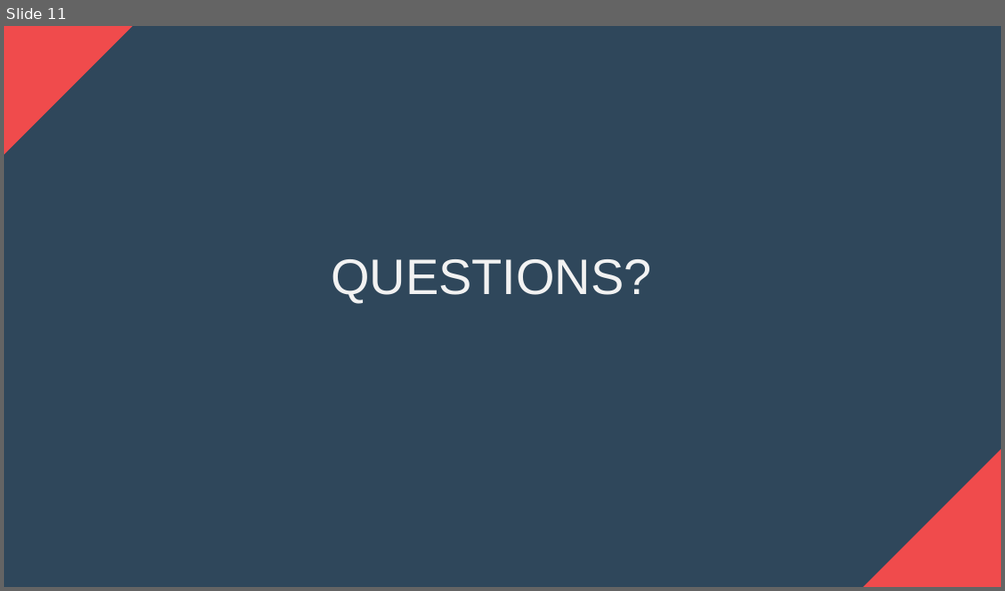
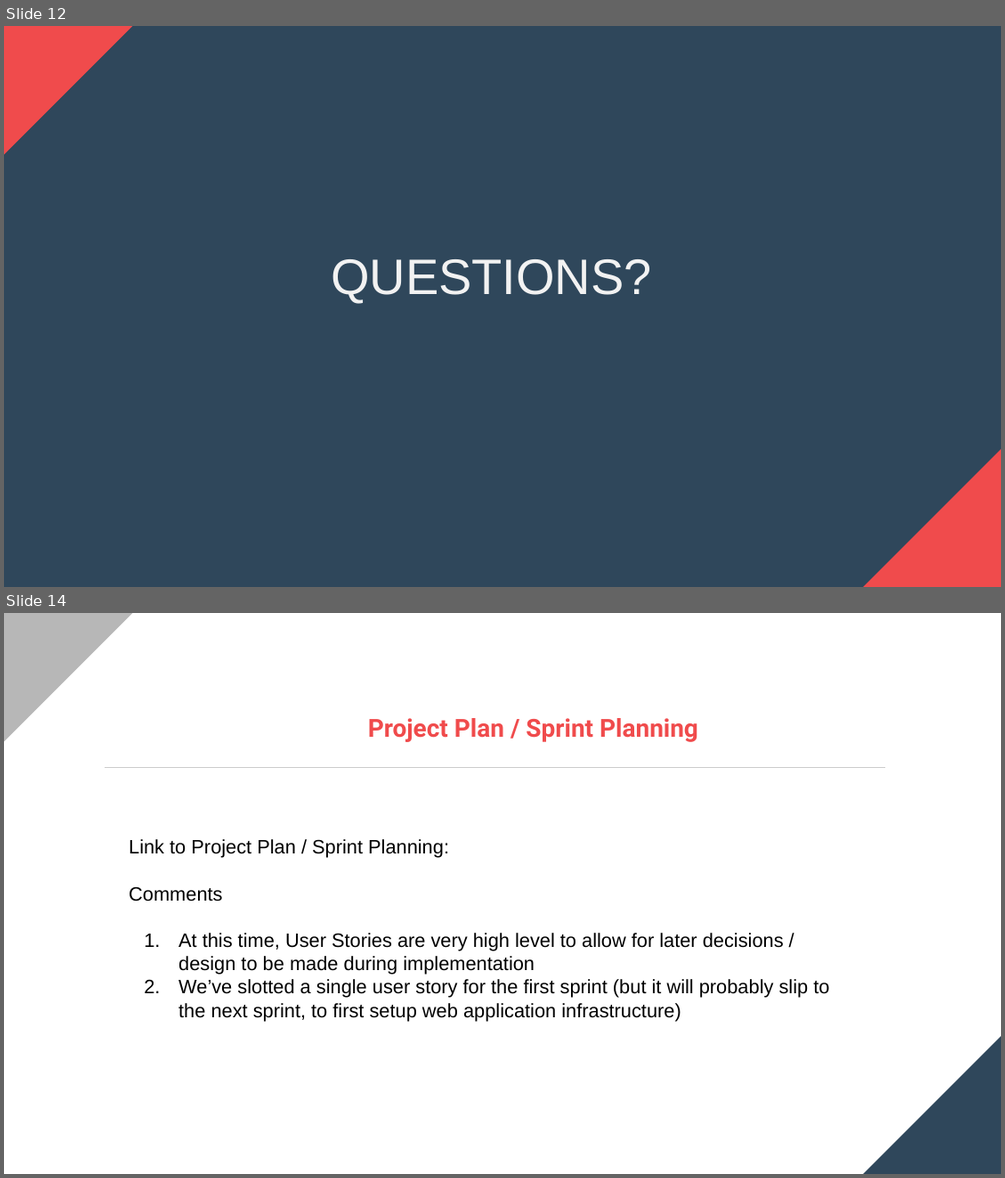
Before and after one commit to Tanvi-412/Prep_Your_Meal, a slide deck: documentation/ArchitectureDesign.pptx. Shown one above the other, each under a label of ours: slide 11 before the commit, slides 12 and 14 after it; the slides between them are not shown. The pictures are 1005x591 and 1005x1178 pixels, drawn with LibreOffice and Linux fonts; fonts in the diff are those of the drawing. Boxes give left, top, right and bottom in pixels: in the first picture for what was removed or moved away, otherwise in the second. Text is boxed around its words. In the diff, an @@ line names an element or a change of style, - is before the commit and + after.

Commit message:
Update powerpoint.

```diff
--- a/documentation/ArchitectureDesign.pptx
+++ b/documentation/ArchitectureDesign.pptx
@@ slide 14 added at [4,613,1001,1174], background #FFFFFF @@
@@ right triangle added at [4,613,132,741], fill #B7B7B7 @@
@@ text added at [821,658,875,768], 60 pt, text #FFFFFF @@
+A
@@ text added at [368,718,698,742], 18 pt, text #F04B4C, bold @@
+Project Plan / Sprint Planning
@@ line added from (885, 768) to (105, 768), #CCCCCC 0.75 pt @@
@@ text added at [129,839,829,1021], 14 pt, text #000000 @@
+Link to Project Plan / Sprint Planning:
+Comments
+1. At this time, User Stories are very high level to allow for later decisions / design to be made during implementation
+2. We’ve slotted a single user story for the first sprint (but it will probably slip to the next sprint, to first setup web application infrastructure)
@@ right triangle added at [863,1036,1001,1173], fill #2F475B @@
@@ what was slide 11 is now slide 12 @@
```
Also in this commit, not shown: 2 slides changed, 3 other slides added.
